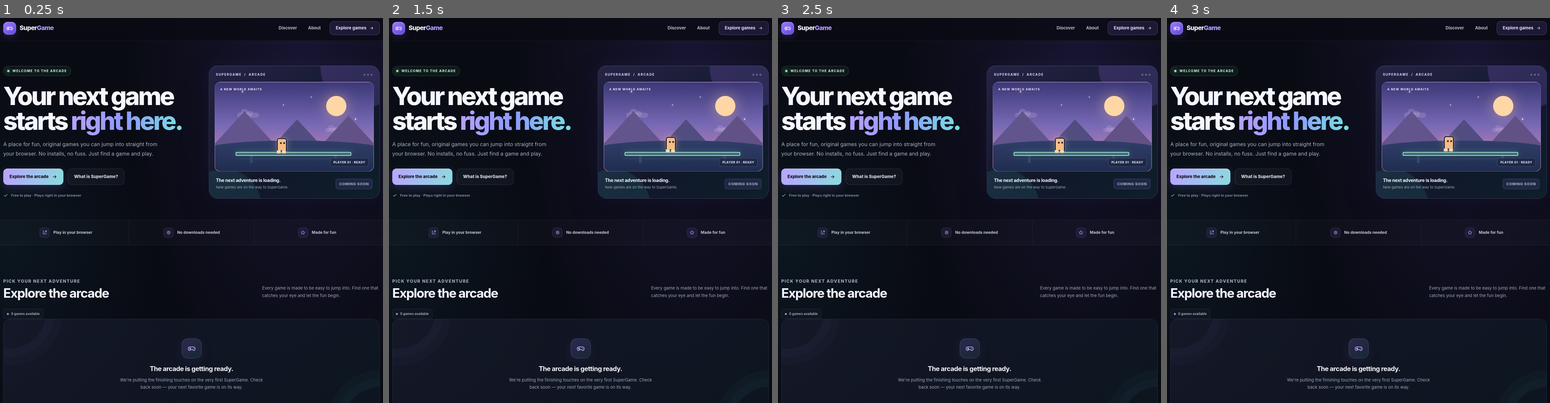
Above: before the commit, frames 1-4 (left to right).
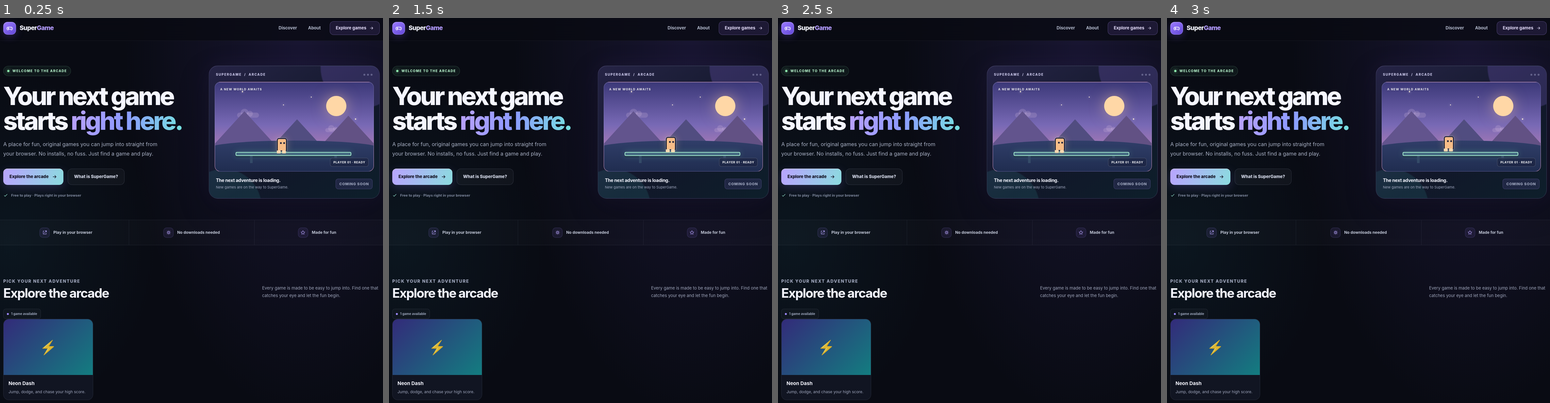
Above: after the commit, the same moments.

Repository: bradleysouciercomputer/SuperGame
Game: browser game, page index.html
Two runs of this game, one before a commit and one after it. Both use one fixed random seed, a clock stepped at 60 frames per second and the inputs below.
Inputs:
- Up to frame 1 (0.25 s): no input
- Up to frame 2 (1.5 s): click "Explore games" at 1.27 s
- Up to frame 3 (2.5 s): click "Explore the arcade" at 1.87 s; click "What is SuperGame?" at 2.47 s
- Up to frame 4 (3 s): no input

The runs differ from the first frame. In frame 1, 4.3% of the frame differs, in the area x 0-100%, y 75-100%; in frame 2, 4.3%; in frame 3, 4.3%; in frame 4, 4.3%.

Commit message:
Publish Neon Dash in the SuperGame arcade

Diff:
--- a/index.html
+++ b/index.html
@@ -588,7 +588,16 @@
   <script>
     // Add each new game here when it is ready to publish.
     // Example: { title: "Game name", description: "A short description.", url: "games/game-name/", category: "Arcade", initial: "G" }
-    const games = [];
+    const games = [
+      {
+        title: "Neon Dash",
+        description: "Jump, dodge, and chase your high score.",
+        url: "games/neon-dash/",
+        category: "Endless Runner",
+        initial: "⚡",
+        color: "linear-gradient(135deg, #332b7a 0%, #137d80 100%)"
+      }
+    ];
 
     const library = document.getElementById("gameLibrary");
     const gameCount = document.getElementById("gameCount");
@@ -605,6 +614,7 @@
 
         const art = document.createElement("div");
         art.className = "game-card-art";
+        if (game.color) art.style.background = game.color;
         const initial = document.createElement("span");
         initial.textContent = game.initial || game.title.slice(0, 1).toUpperCase();
         art.appendChild(initial);
